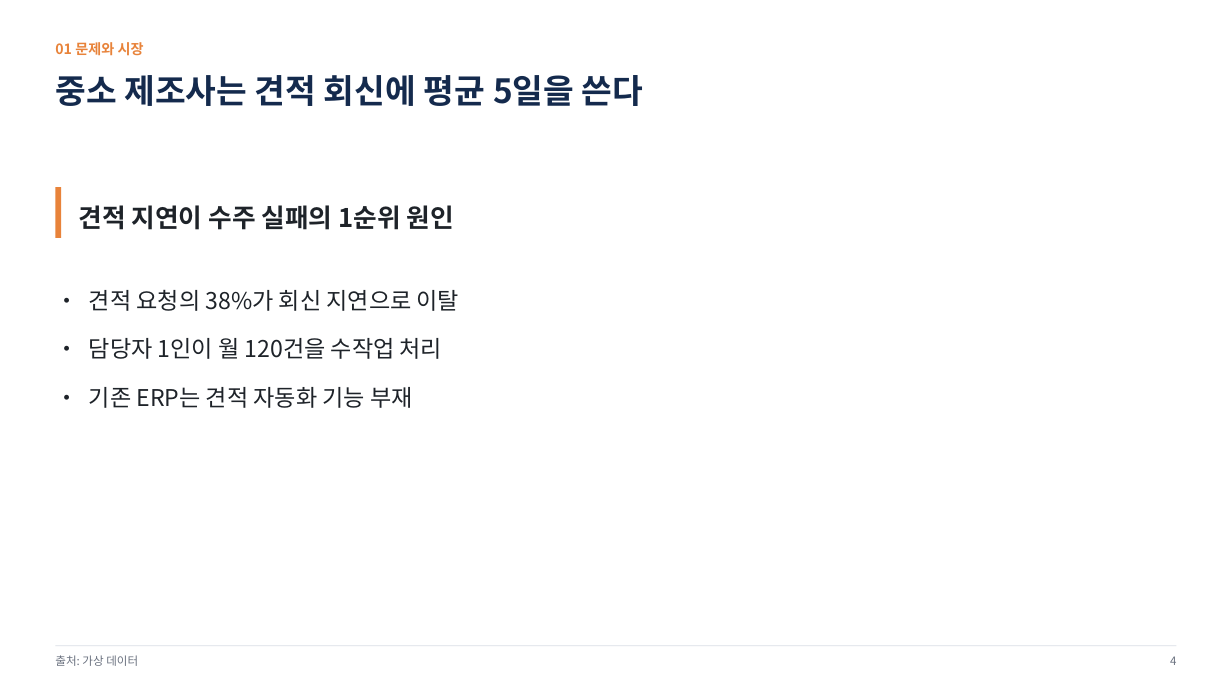
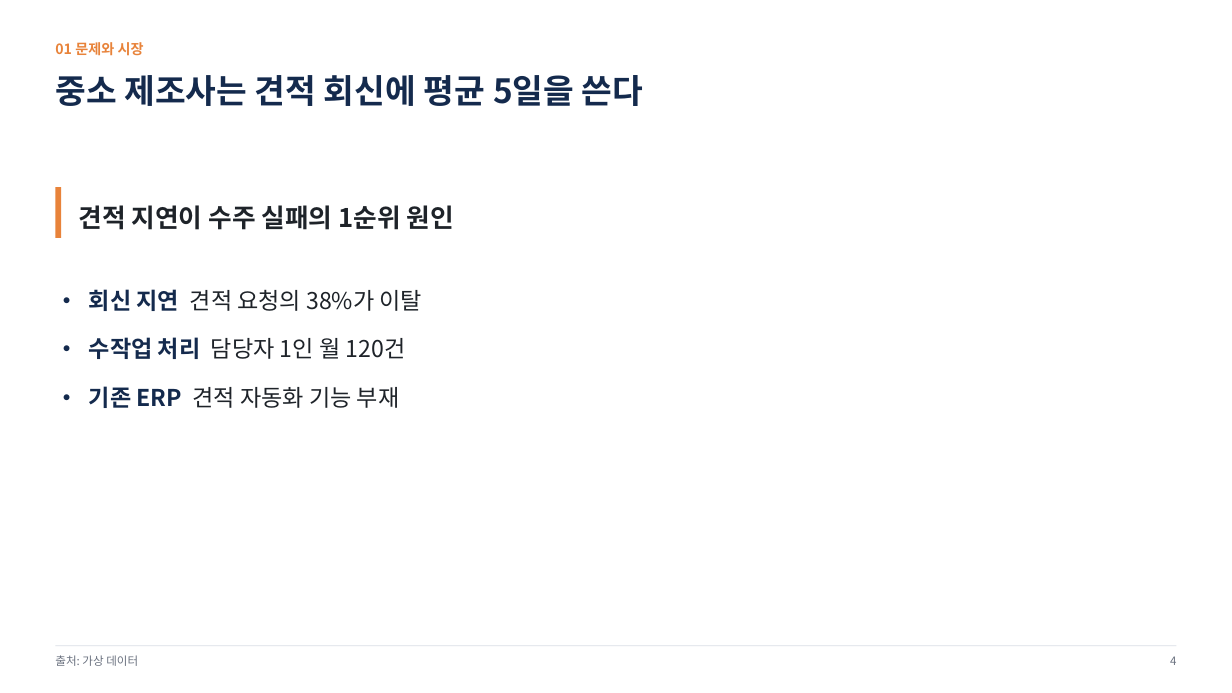
Before and after one commit to CAREEZ/zerotoone, a slide deck: slide 4 of ppt-studio/examples/sample-ir.pptx. Drawn at 1232x693 pixels with LibreOffice and Linux fonts; fonts in the diff are those of the drawing. Boxes give left, top, right and bottom in pixels: in the first picture for what was removed or moved away, otherwise in the second. Text is boxed around its words. In the diff, an @@ line names an element or a change of style, - is before the commit and + after.

```diff
--- a/ppt-studio/examples/sample-ir.pptx
+++ b/ppt-studio/examples/sample-ir.pptx
@@ text at [89,289,423,408]: text changed @@
-• 견적 요청의 38%가 회신 지연으로 이탈
-• 담당자 1인이 월 120건을 수작업 처리
-• 기존 ERP는 견적 자동화 기능 부재
+• 회신 지연 견적 요청의 38%가 이탈
+• 수작업 처리 담당자 1인 월 120건
+• 기존 ERP 견적 자동화 기능 부재
```
Also in this commit, not shown: 6 other slides changed, 20 other files.
